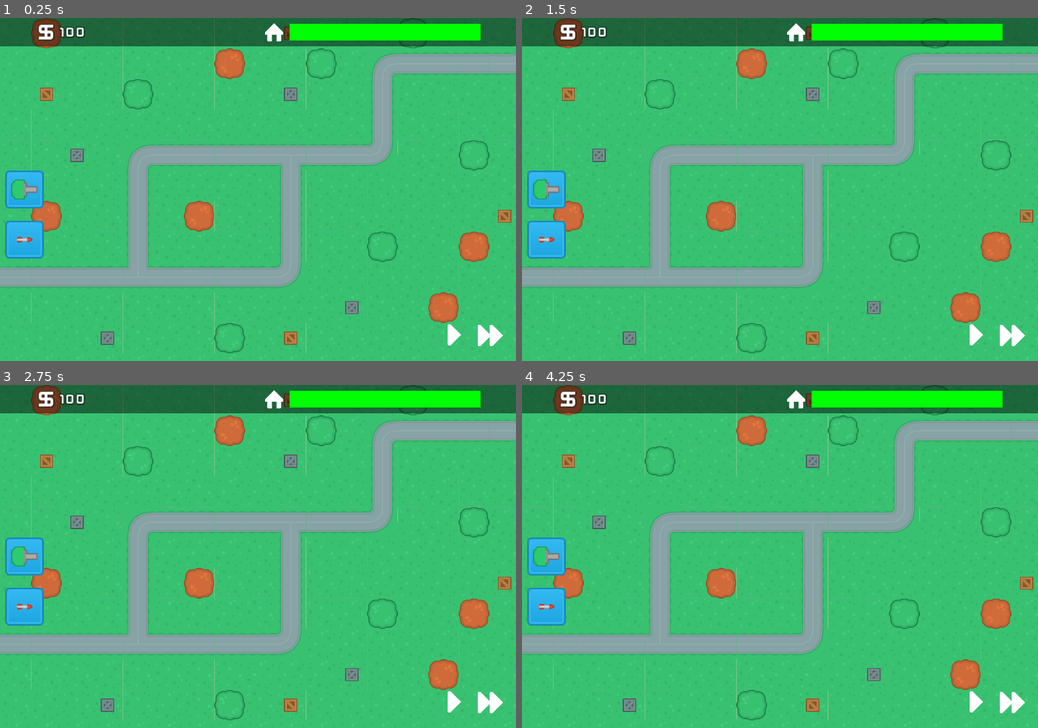
Above: before the commit, frames 1-4 (two rows, left to right).
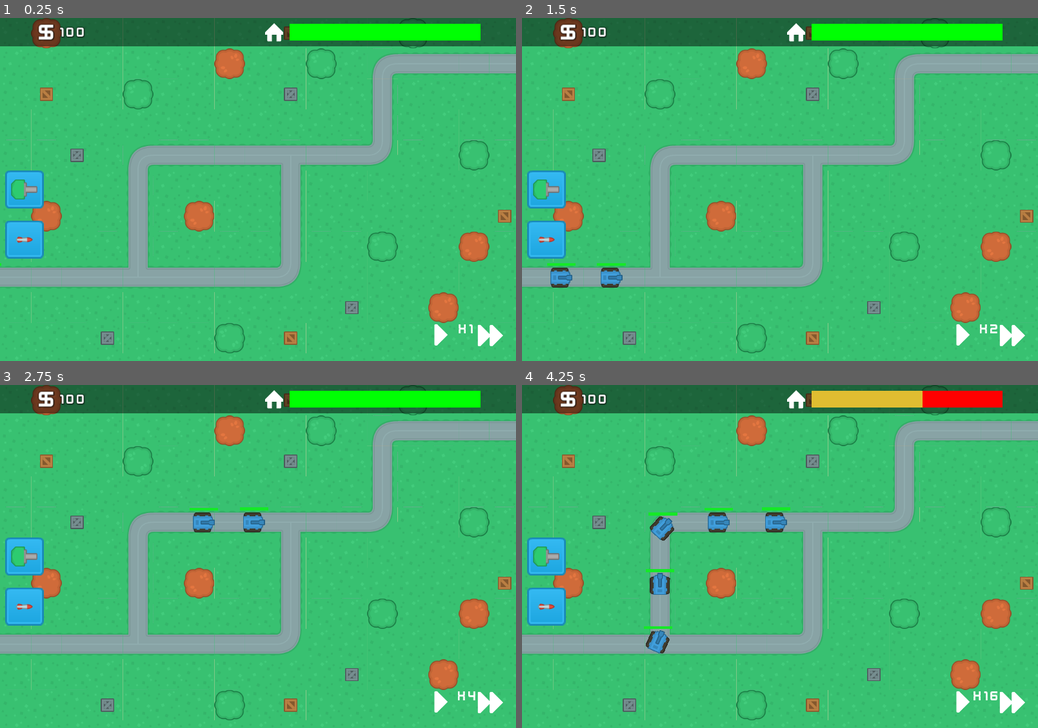
Above: after the commit, the same moments.

Repository: mdbernhards/TDGame
Game: Godot game, scene res://Scenes/MainScenes/GameScene.tscn
Same seed, same stepped clock (60 frames per second), same inputs: the game is played once before the commit and once after it. The project has no main scene, so this scene is started directly.
Inputs (mouse positions are in pixels of both pictures, inside the frame that each line leads up to):
- Up to frame 1 (0.25 s): no input
- Up to frame 2 (1.5 s): click (547, 240) at 0.5 s; click (1012, 333) at 1.25 s
- Up to frame 3 (2.75 s): click (490, 700) at 2 s
- Up to frame 4 (4.25 s): click (1012, 700) at 2.75 s; click (1012, 700) at 3.5 s

The runs differ from the first frame. In frame 1, 0.2% of the frame differs, in the area x 0-92%, y 71-96%; in frame 2, 0.8%; in frame 3, 0.8%; in frame 4, 3.4%, in the area x 23-94%, y 1-96%.

Commit message:
Removed range indicator when not in build mode, improved game speedUp (4x, 8x, 16x) and show what speed currently, added dumb missiles for missile turret (not working great)

Diff:
--- a/SceneHandler.gd
+++ b/SceneHandler.gd
@@ -4,6 +4,7 @@
 	load_main_menu()
 
 func on_new_game_pressed():
+	Engine.set_time_scale(1.0)
 	get_node("MainMenu").queue_free()
 	var game_scene = load("res://Scenes/MainScenes/GameScene.tscn").instance()
 	game_scene.connect("game_finished", self, 'unload_game')
--- a/Scenes/MainScenes/GameScene.gd
+++ b/Scenes/MainScenes/GameScene.gd
@@ -14,7 +14,7 @@
 
 var base_health = 100
 var money = 100
-var enemy_count
+var enemies_left = 0
 
 var waves = GameData.wave_data["Waves"]
 ###
@@ -29,7 +29,7 @@
 func _process(delta):
 	if build_mode:
 		update_tower_preview()
-	if enemy_count == 0:
+	if enemies_left <= 0:
 		start_next_wave()
 
 func _unhandled_input(event):
@@ -51,8 +51,8 @@
 	spawn_enemies(wave_data)
 
 func retrieve_wave_data():
+	current_wave += 1
 	var wave_data = create_wave()
-	current_wave += 1
 	enemies_in_wave = wave_data.size()
 	return wave_data
 
@@ -114,6 +114,7 @@
 
 func on_base_damage(damage):
 	base_health -= damage
+	enemies_left -= 1
 	if base_health <= 0:
 		emit_signal("game_finished", false)
 	else:
@@ -122,7 +123,7 @@
 
 func on_money_droped(money_droped):
 	money += money_droped
-	enemy_count -= 1
+	enemies_left -= 1
 	get_node("UI").update_money_count(money)
 
 func create_wave():
@@ -130,9 +131,10 @@
 	var complete_wave = []
 	if (current_wave <= wave_data.Waves):
 		var wave = GameData.wave_data["Wave" + String(current_wave)]
-		enemy_count = wave.BlueTanks
+		enemies_left = wave.BlueTanks
 		for i in wave.BlueTanks:
 			complete_wave.append_array([["BlueTank", 0.7]])
 	else:
+		enemies_left = 1
 		complete_wave.append_array([["BlueTank", 0.7]])
 	return complete_wave
--- a/Scenes/MainScenes/GameScene.tscn
+++ b/Scenes/MainScenes/GameScene.tscn
@@ -13,6 +13,12 @@
 [ext_resource path="res://Assets/UI/HPbar.jpg" type="Texture" id=11]
 [ext_resource path="res://Assets/Icons/home.png" type="Texture" id=12]
 
+[sub_resource type="DynamicFont" id=3]
+size = 30
+outline_color = Color( 0, 0, 0, 0.235294 )
+use_filter = true
+font_data = ExtResource( 10 )
+
 [sub_resource type="DynamicFont" id=1]
 size = 50
 outline_size = 2
@@ -97,10 +103,11 @@
 anchor_top = 1.0
 anchor_right = 1.0
 anchor_bottom = 1.0
-margin_left = -164.0
+margin_left = -192.0
 margin_top = -90.0
 margin_right = -20.0
 margin_bottom = -20.0
+custom_constants/separation = 32
 
 [node name="PausePlay" type="TextureButton" parent="UI/HUD/GameControls"]
 pause_mode = 2
@@ -115,14 +122,23 @@
 expand = true
 
 [node name="SpeedUp" type="TextureButton" parent="UI/HUD/GameControls"]
-margin_left = 74.0
-margin_right = 144.0
+margin_left = 102.0
+margin_right = 172.0
 margin_bottom = 70.0
 rect_min_size = Vector2( 70, 70 )
-size_flags_horizontal = 4
-size_flags_vertical = 4
+size_flags_horizontal = 5
+size_flags_vertical = 5
 texture_normal = ExtResource( 7 )
 expand = true
+
+[node name="Speed" type="Label" parent="UI/HUD/GameControls/SpeedUp"]
+margin_left = -30.0
+margin_top = 5.0
+margin_right = 12.0
+margin_bottom = 40.0
+grow_horizontal = 0
+custom_fonts/font = SubResource( 3 )
+text = "x1"
 
 [node name="InfoBar" type="ColorRect" parent="UI/HUD"]
 self_modulate = Color( 0, 0, 0, 0.478431 )
--- a/Scenes/MainScenes/UI.gd
+++ b/Scenes/MainScenes/UI.gd
@@ -46,10 +46,21 @@
 func _on_SpeedUp_pressed():
 	if get_parent().build_mode:
 		get_parent().cancel_build_mode()
-	if Engine.get_time_scale() == 2.0:
+	if Engine.get_time_scale() == 1.0:
+		Engine.set_time_scale(2.0)
+		get_node("HUD/GameControls/SpeedUp/Speed").text = "x2"
+	elif Engine.get_time_scale() == 2.0:
+		Engine.set_time_scale(4.0)
+		get_node("HUD/GameControls/SpeedUp/Speed").text = "x4"
+	elif Engine.get_time_scale() == 4.0:
+		Engine.set_time_scale(8.0)
+		get_node("HUD/GameControls/SpeedUp/Speed").text = "x8"
+	elif Engine.get_time_scale() == 8.0:
+		Engine.set_time_scale(16.0)
+		get_node("HUD/GameControls/SpeedUp/Speed").text = "x16"
+	elif Engine.get_time_scale() == 16.0:
 		Engine.set_time_scale(1.0)
-	else:
-		Engine.set_time_scale(2.0)
+		get_node("HUD/GameControls/SpeedUp/Speed").text = "x1"
 
 func update_health_bar(base_health):
 	hp_bar_tween.interpolate_property(hp_bar, 'value', hp_bar.value, base_health, 0.1, Tween.TRANS_LINEAR, Tween.EASE_IN_OUT)
--- /dev/null
+++ b/Scenes/SupportScenes/Missile.gd
@@ -0,0 +1,21 @@
+extends Area2D
+
+var speed = 1
+var damage = 20
+
+var velocity = Vector2.ZERO
+var acceleration = Vector2.ZERO
+
+func start(_position, _direction):
+	position = _position
+	rotation = _direction.angle()
+	velocity = _direction * speed
+
+func _physics_process(delta):
+	position += velocity * delta
+
+func _on_Missile_body_entered(body):
+	queue_free()
+
+func _on_LifeTime_timeout():
+	queue_free()
--- /dev/null
+++ b/Scenes/SupportScenes/Missile.tscn
@@ -0,0 +1,23 @@
+[gd_scene load_steps=4 format=2]
+
+[ext_resource path="res://Assets/Towers/towerDefense_tile251.png" type="Texture" id=1]
+[ext_resource path="res://Scenes/SupportScenes/Missile.gd" type="Script" id=2]
+
+[sub_resource type="RectangleShape2D" id=1]
+extents = Vector2( 15, 5 )
+
+[node name="Missile" type="Area2D"]
+script = ExtResource( 2 )
+
+[node name="Sprite" type="Sprite" parent="."]
+texture = ExtResource( 1 )
+
+[node name="CollisionShape2D" type="CollisionShape2D" parent="."]
+position = Vector2( -2, 0 )
+shape = SubResource( 1 )
+
+[node name="LifeTime" type="Timer" parent="."]
+wait_time = 200000.0
+
+[connection signal="body_entered" from="." to="." method="_on_Missile_body_entered"]
+[connection signal="timeout" from="LifeTime" to="." method="_on_LifeTime_timeout"]
--- a/Scenes/Turrets/GunT1.tscn
+++ b/Scenes/Turrets/GunT1.tscn
@@ -51,6 +51,7 @@
 position = Vector2( 32, 32 )
 
 [node name="CollisionShape2D" type="CollisionShape2D" parent="Range"]
+visible = false
 shape = SubResource( 1 )
 
 [node name="AnimationPlayer" type="AnimationPlayer" parent="."]
--- a/Scenes/Turrets/GunT2.tscn
+++ b/Scenes/Turrets/GunT2.tscn
@@ -29,6 +29,7 @@
 position = Vector2( 32, 32 )
 
 [node name="CollisionShape2D" type="CollisionShape2D" parent="Range"]
+visible = false
 shape = SubResource( 1 )
 
 [connection signal="body_entered" from="Range" to="." method="_on_Range_body_entered"]
--- a/Scenes/Turrets/MissileT1.tscn
+++ b/Scenes/Turrets/MissileT1.tscn
@@ -32,6 +32,7 @@
 position = Vector2( 32, 32 )
 
 [node name="CollisionShape2D" type="CollisionShape2D" parent="Range"]
+visible = false
 shape = SubResource( 1 )
 
 [connection signal="body_entered" from="Range" to="." method="_on_Range_body_entered"]
--- a/Scenes/Turrets/Turrets.gd
+++ b/Scenes/Turrets/Turrets.gd
@@ -6,6 +6,10 @@
 var built = false
 var enemy
 var ready = true
+
+var left_missile = true
+
+var missile = preload("res://Scenes/SupportScenes/Missile.tscn")
 
 func _ready():
 	if built:
@@ -37,7 +41,7 @@
 	ready = false
 	if category == "Projectile":
 		fire_gun()
-	elif category == "missile":
+	elif category == "Missile":
 		fire_missile()
 	enemy.on_hit(GameData.tower_data[type]["damage"])
 	yield(get_tree().create_timer(GameData.tower_data[type]["rof"]), "timeout")
@@ -47,7 +51,9 @@
 	get_node("AnimationPlayer").play("Fire")
 
 func fire_missile():
-	get_node("AnimationPlayer").play("Fire") # need to add new animation
+	var new_missile = missile.instance()
+	add_child(new_missile)
+	new_missile.start(position, enemy.position)
 
 func _on_Range_body_entered(body):
 	enemy_array.append(body.get_parent())
--- a/Singletons/GameData.gd
+++ b/Singletons/GameData.gd
@@ -15,7 +15,7 @@
 		"price": 50},
 	"MissileT1": {
 		"damage": 45,
-		"rof": 6,
+		"rof": 1,
 		"range": 550,
 		"category": "Missile",
 		"price": 40
Not shown: 1 places in Scenes/MainScenes/GameScene.tscn that only renumber resources
